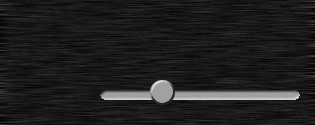
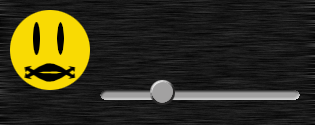
Two versions of the same layered image (315 x 125). Layer-by-layer changes:
added layer "Smiley_Mouth Sad" above "Smiley_Mouth Happy" over [left=24, top=63, right=76, bottom=80]
added layer "Smiley_Mouth Happy" above "Smiley_Base" over [left=24, top=65, right=76, bottom=82]
added layer "Smiley_Base" above "Slider_Button" over [left=10, top=10, right=90, bottom=90]
